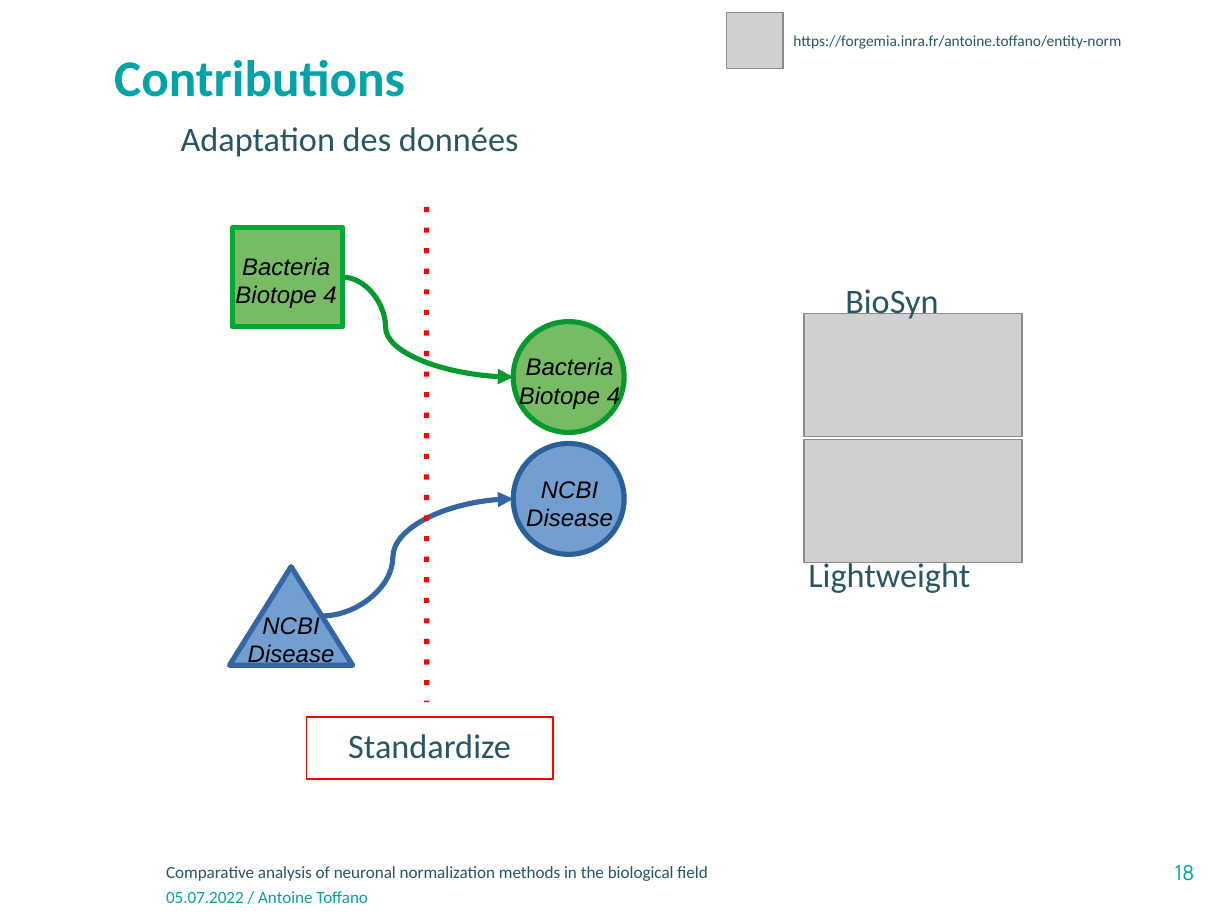
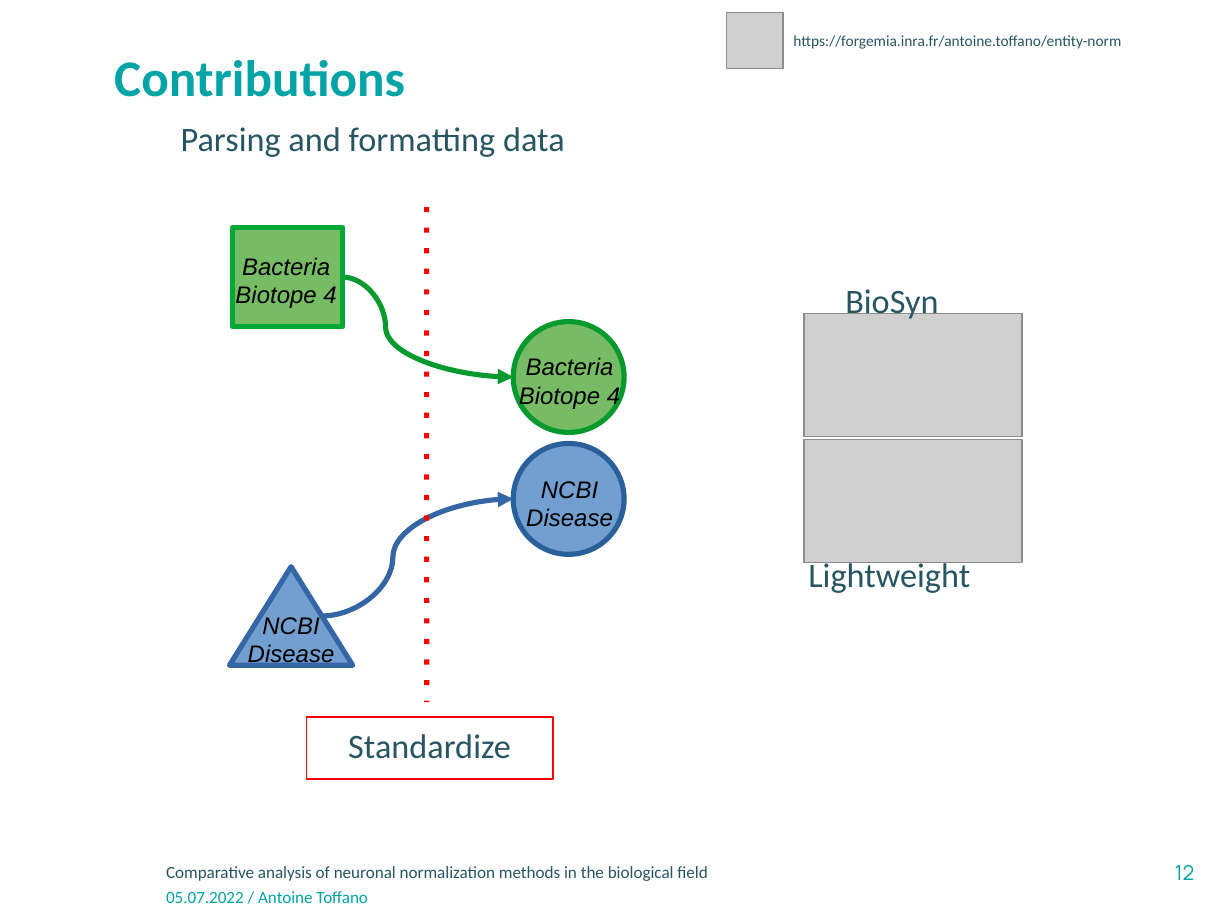
Before and after one commit to atoffano/entity-norm, a slide deck: slide 12 of Presentation-INRAE-format classique_v3.odp (slide 18 before the commit). Drawn at 1232x924 pixels with LibreOffice and Linux fonts; fonts in the diff are those of the drawing; grey boxes stand for pictures; background and template pictures are left out. Boxes give left, top, right and bottom in pixels: in the first picture for what was removed or moved away, otherwise in the second. Text is boxed around its words. In the diff, an @@ line names an element or a change of style, - is before the commit and + after.

```diff
--- a/Presentation-INRAE-format classique_v3.odp
+++ b/Presentation-INRAE-format classique_v3.odp
@@ text at box(181, 127, 565, 157): text changed @@
-Adaptation des données
+Parsing and formatting data
@@ page number at box(1175, 865, 1195, 880): text changed @@
-18
+12
```
Also in this commit, not shown: 12 other slides changed, 1 slide added, 1 slide removed, 3 other files.
